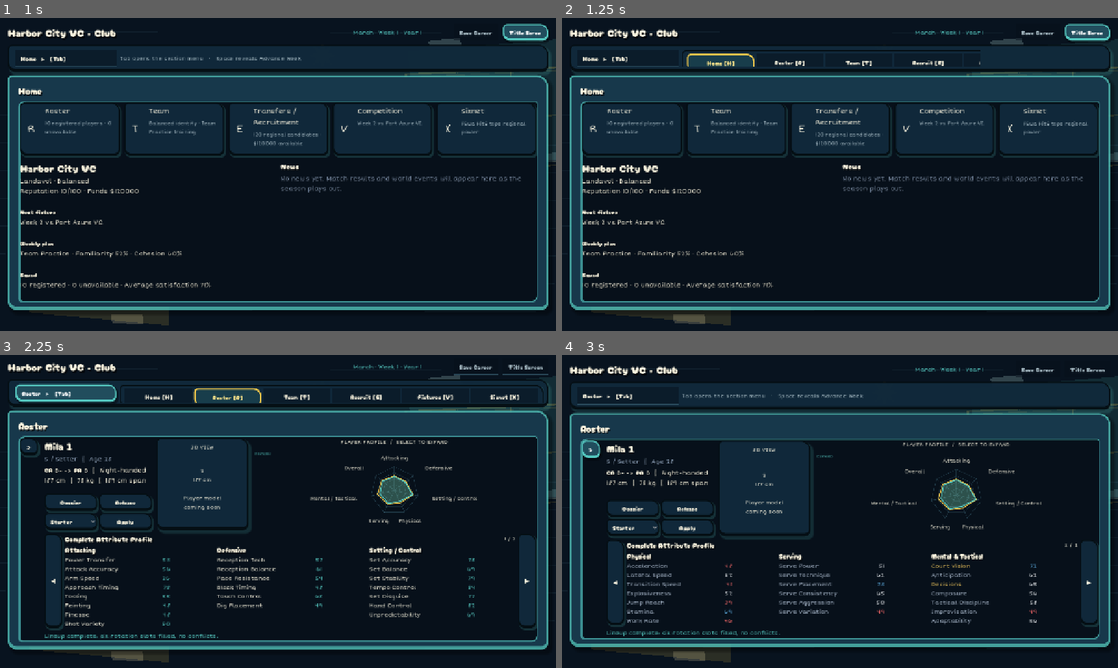
Above: before the commit, frames 1-4 (two rows, left to right).
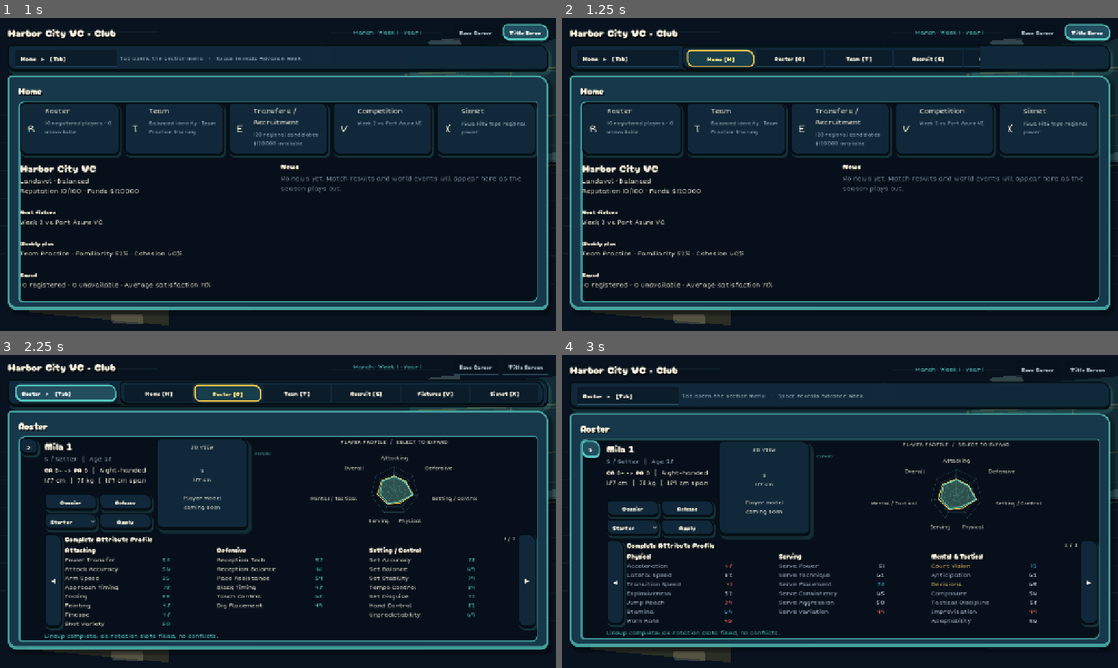
Above: after the commit, the same moments.

Repository: iracarranza/volley-world-manager
Game: Godot game, scene res://tools/preview/dashboard_preview.tscn
Two runs of this game, one before a commit and one after it. Both use one fixed random seed, a clock stepped at 60 frames per second and the inputs below. This scene is started directly instead of the project's main scene.
Inputs:
- Up to frame 1 (1 s): click "Title Screen" at 0.5 s
- Up to frame 2 (1.25 s): no input
- Up to frame 3 (2.25 s): click "Home ▸ [Tab]" at 1.25 s; click "Roster ▸ [Tab]" at 2 s
- Up to frame 4 (3 s): click ">" at 2.75 s

Frame 1 is identical in both runs. In frame 2, 1.1% of the frame differs, in the area x 21-76%, y 9-17%; in frame 3, 1.5%, in the area x 21-98%, y 8-17%; in frame 4, nothing differs.

Commit message:
Size the nav drawer from the panel it contains, not from the button beside it
The drawer's height came from the strip's own button -- 34px -- while the
panel inside it cannot be shorter than 37. `Control.size` is silently clamped
up to `get_combined_minimum_size()` and the clipper wrapping it is not, so the
panel grew to 37 inside a 34px window and the bottom border of every drawer
button was sliced off. On screen the row read as sitting under the strip
instead of in it, which is what it was reported as.

Both spans now come from `dropdown_panel.get_combined_minimum_size()`, and the
drawer is centred on the button rather than sharing its top edge, so the two
read as one row.

The width guard is defensive rather than a reproduced bug, and the comment
says so: the old fallback of 180 sat below the panel's 558 minimum and would
have hidden four of the six buttons the same way, but the project stretches
`canvas_items` from a fixed 1280x720 base, so a resized window only ever hands
the strip more room. A wider theme font is what would actually reach it. When
the drawer no longer fits to the right of the button it now pulls back to the
strip's right edge and covers the button instead of running off the row.

`tools/run_nav_dropdown_shot.gd` photographs the strip open and closed, since
a clipped tween is invisible in code and obvious in pixels. It runs one width
deliberately: driving `root.size` to fake a narrow window warps the layout --
the strip lands at a negative x -- and measures nothing real, so the narrow
cases are not claimed rather than being claimed on a broken harness.

Suite: 784 of 786, the same two career-identity sweeps. The third failure in
the first run was the .uid check catching both new tools; `--import` fixed it,
which is the check doing its job.

Co-Authored-By: Claude Opus 5 <noreply@anthropic.com>
Claude-Session: https://claude.ai/code/session_0197KZ6RDwTpMdR7xHdkkPxn

Diff:
--- a/scenes/screens/career_dashboard.gd
+++ b/scenes/screens/career_dashboard.gd
@@ -352,17 +352,47 @@
 	var strip_rect := nav_strip.get_global_rect()
 	var origin_x := current_section_button.global_position.x \
 		+ current_section_button.size.x + 8.0
-	var target_width := maxf(strip_rect.end.x - 10.0 - origin_x, 180.0)
-	var strip_height := maxf(current_section_button.size.y, 30.0)
+	## Both spans are taken from the panel's own combined minimum rather than
+	## from the strip's button or a literal. `Control.size` is silently clamped
+	## up to that minimum and the clipper is not, so any figure below it slices
+	## the drawer instead of sizing it -- and the slice is invisible in code and
+	## obvious on screen.
+	##
+	## The height came from the button (34px) against a panel that cannot be
+	## shorter than 37, so the bottom border of every drawer button was cut off
+	## and the row read as sitting under the strip rather than in it.
+	##
+	## The width guard is defensive rather than a reproduced bug: the old
+	## fallback of 180 sat below the panel's 558 minimum and would have hidden
+	## four of the six buttons the same way, but the project stretches from a
+	## fixed 1280x720 base so a resized window only ever hands the strip more
+	## room. A wider theme font is what would actually reach it.
+	var panel_minimum := dropdown_panel.get_combined_minimum_size()
+	var drawer_height := maxf(panel_minimum.y, current_section_button.size.y)
+	var available_width := strip_rect.end.x - 10.0 - origin_x
+	var target_width := maxf(available_width, panel_minimum.x)
+	if target_width > available_width:
+		## Not enough strip to the right of the button: pull the drawer back so
+		## its right edge meets the strip's, covering the button rather than
+		## running off the end of the row.
+		origin_x = maxf(
+			strip_rect.position.x + 10.0, strip_rect.end.x - 10.0 - target_width
+		)
 	nav_dropdown.visible = true
 	## The catcher only swallows clicks while the menu is actually open,
 	## otherwise it would sit invisibly over the whole dashboard eating every
 	## button press underneath it.
 	click_catcher.mouse_filter = Control.MOUSE_FILTER_STOP
-	nav_clip.position = Vector2(origin_x, current_section_button.global_position.y)
-	nav_clip.size = Vector2(0.0, strip_height)
+	## Centred on the strip's button so the drawer reads as that row continuing,
+	## not as a second row starting slightly lower.
+	nav_clip.position = Vector2(
+		origin_x,
+		current_section_button.global_position.y
+			+ (current_section_button.size.y - drawer_height) * 0.5,
+	)
+	nav_clip.size = Vector2(0.0, drawer_height)
 	dropdown_panel.position = Vector2.ZERO
-	dropdown_panel.size = Vector2(target_width, strip_height)
+	dropdown_panel.size = Vector2(target_width, drawer_height)
 	dropdown_panel.modulate.a = 1.0
 	if _nav_tween != null:
 		_nav_tween.kill()
--- /dev/null
+++ b/tools/nav_dropdown_shot.tscn
@@ -0,0 +1,6 @@
+[gd_scene load_steps=2 format=3]
+
+[ext_resource type="Script" path="res://tools/run_nav_dropdown_shot.gd" id="1"]
+
+[node name="NavDropdownShot" type="Node"]
+script = ExtResource("1")
--- /dev/null
+++ b/tools/run_nav_dropdown_shot.gd
@@ -0,0 +1,76 @@
+extends Node
+
+## Screenshot the career dashboard's navigation drawer, open and closed.
+##
+## The drawer is animated and geometric -- a clipper tweened across a strip --
+## so the only honest way to check it is to look at the pixels. Run under a
+## virtual display; the images land in `user://` (see the printed paths).
+##
+## Run:
+##   xvfb-run -a godot --path . res://tools/nav_dropdown_shot.tscn
+##
+## A scene rather than `--script`: autoloads (CareerManager, GameManager) are
+## not initialised in script mode, and the dashboard needs both.
+
+const DASHBOARD := preload("res://scenes/screens/career_dashboard.tscn")
+
+## One width, deliberately. The project stretches `canvas_items` from a fixed
+## 1280x720 base with an expanding aspect, so controls always lay out against
+## that base and a resized window only ever gives the strip *more* room. There
+## is no narrow case to photograph: driving `root.size` to fake one warps the
+## layout (the strip lands at a negative x) and measures nothing real.
+const WIDTHS: Array[int] = [1280]
+
+
+func _ready() -> void:
+	var root := get_tree().root
+	await get_tree().process_frame
+	CareerManager.create_career(
+		"Shot", "Screenshot VC", "Landavol", "Club", "Balanced"
+	)
+	for width in WIDTHS:
+		await _shoot(width)
+	get_tree().quit()
+
+
+func _shoot(width: int) -> void:
+	var root := get_tree().root
+	## `content_scale_size` is the base the `canvas_items` stretch maps onto, so
+	## it -- not just the OS window -- is what decides the size controls actually
+	## lay out against. Setting the window alone left every width measuring
+	## identically, which made the narrow cases silently inert.
+	root.size = Vector2i(width, 720)
+	root.content_scale_size = Vector2i(width, 720)
+	DisplayServer.window_set_size(Vector2i(width, 720))
+	for _frame in range(4):
+		await get_tree().process_frame
+	var screen: Control = DASHBOARD.instantiate()
+	root.add_child(screen)
+	for _frame in range(6):
+		await get_tree().process_frame
+	await _capture(screen, "closed_%d" % width)
+	screen.call("_open_nav_dropdown")
+	## Past the 0.20s slide, so the drawer is measured at rest rather than
+	## mid-tween.
+	for _frame in range(45):
+		await get_tree().process_frame
+	await _capture(screen, "open_%d" % width)
+	screen.queue_free()
+	await get_tree().process_frame
+
+
+func _capture(screen: Control, label: String) -> void:
+	var root := get_tree().root
+	await get_tree().process_frame
+	var image := root.get_texture().get_image()
+	var path := "user://nav_%s.png" % label
+	image.save_png(path)
+	var strip: Control = screen.get_node("%NavStrip")
+	var clip: Control = screen.get_node("%NavClip")
+	var panel: Control = screen.get_node("%DropdownPanel")
+	var nav: Control = screen.get_node("%HomeNav").get_parent()
+	print("%-12s strip=%s clip_pos=%s clip_size=%s panel_size=%s panel_min=%s nav_size=%s" % [
+		label, strip.get_global_rect(), clip.position, clip.size,
+		panel.size, panel.get_combined_minimum_size(), nav.size,
+	])
+	print("             saved %s" % ProjectSettings.globalize_path(path))
Not shown, added: tools/run_nav_dropdown_shot.gd.uid
Not shown, added: tools/run_set_quality_histogram.gd.uid
